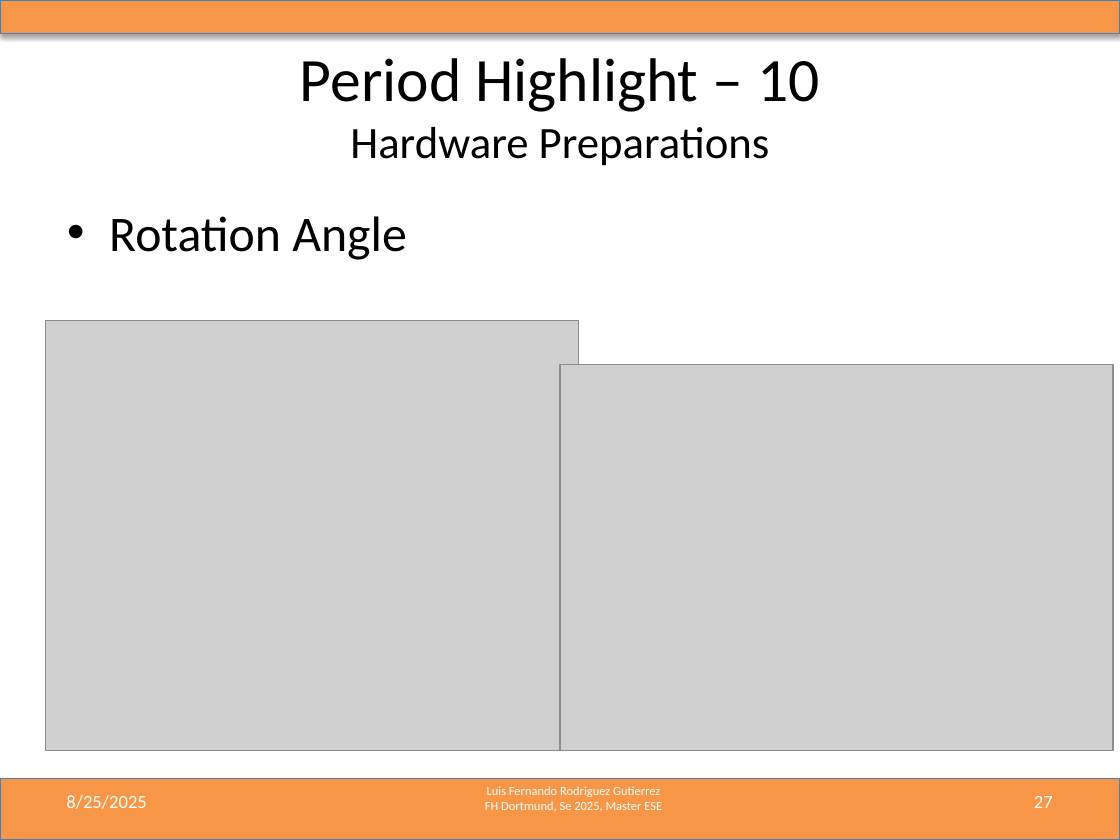
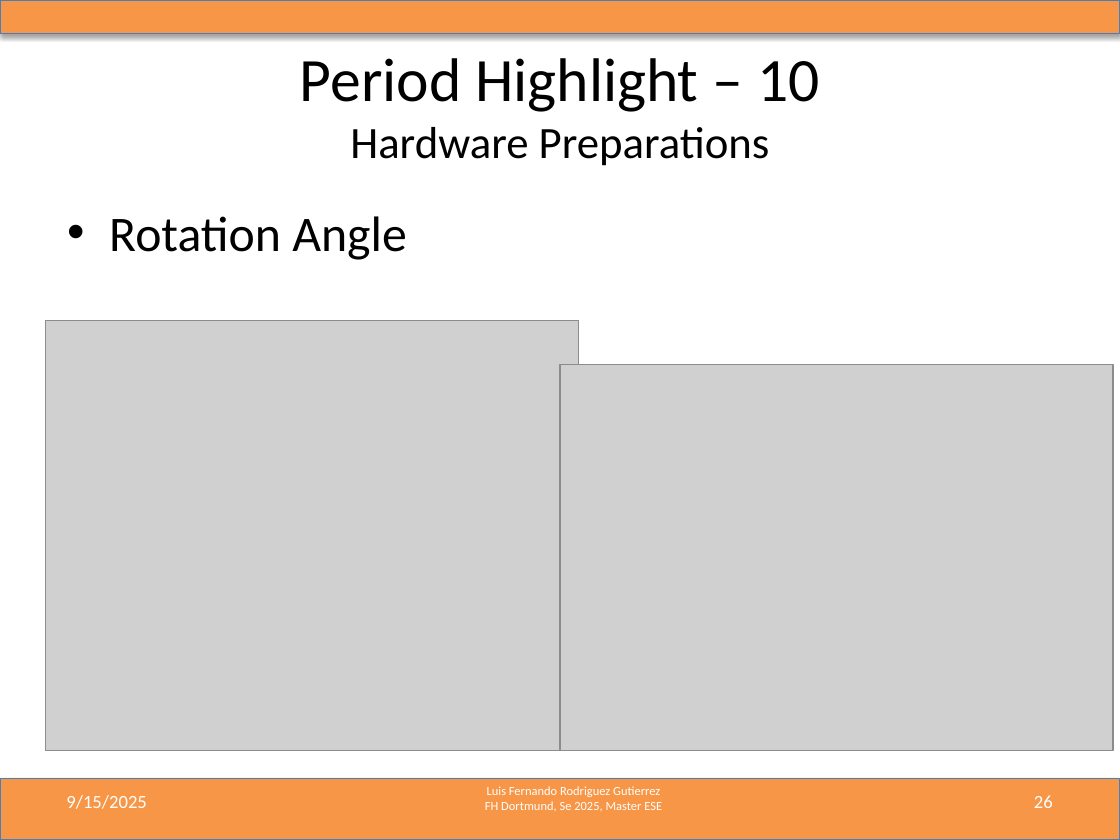
Before and after one commit to LF-RoGu/ResearchProject, a slide deck: slide 26 of 06_PresentationUpdates/Radar_ResearchProject.pptx (slide 27 before the commit). Drawn at 1120x840 pixels with LibreOffice and Linux fonts; fonts in the diff are those of the drawing; grey boxes stand for pictures. Boxes give left, top, right and bottom in pixels: in the first picture for what was removed or moved away, otherwise in the second. Text is boxed around its words. In the diff, an @@ line names an element or a change of style, - is before the commit and + after.

```diff
--- a/06_PresentationUpdates/Radar_ResearchProject.pptx
+++ b/06_PresentationUpdates/Radar_ResearchProject.pptx
@@ text at [66,795,147,809]: text changed @@
-8/25/2025
+9/15/2025
@@ page number at [1034,795,1053,808]: text changed @@
-27
+26
```
Also in this commit, not shown: 30 other slides changed, 1 slide removed, 8 other files.
